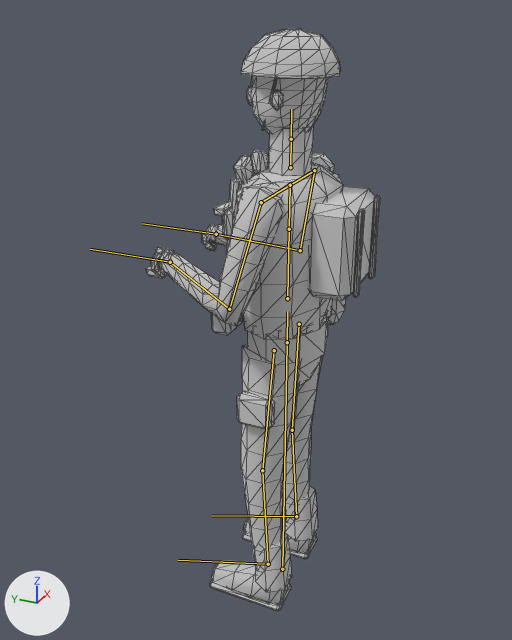
The glTF model ambush_loop/art/v2/models/operator_rifle_lod1.glb as it was, and as the next commit left it.
Rendered twice from a 50 mm camera at (-1.867, -0.733, 1.922) aimed at (0.0, 0.107, 0.988). The lights are fixed; the arrows at lower left show +X, +Y and +Z. The first picture is the older version. The bones that bend it are drawn over the model as lines. Mesh edges are drawn as thin lines.

Objects in the first picture: 'operator_rifle_body_lod1'.
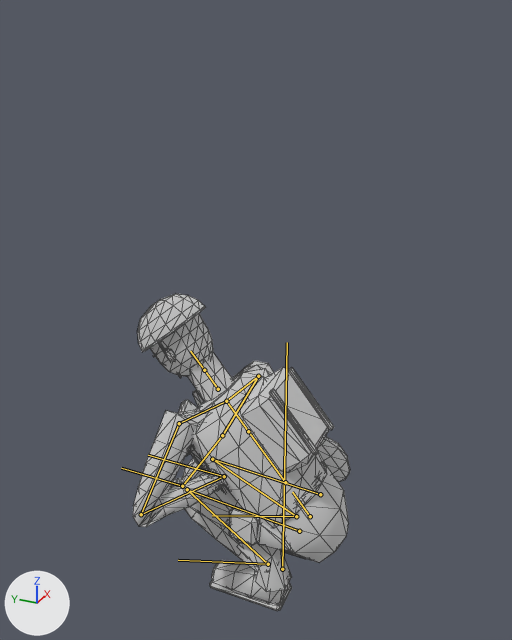
The newer file adds an action. The first version stands in its rest pose; the second is drawn at frame 17 of the action 'decoy_place'.

Boxes (x1, y1, x2, y2) around the edits, measured in the pictures (512 x 640 px):
'operator_rifle_body_lod1', posed (7% narrower, 45% shorter)
    before: (146, 29, 380, 611)
    after: (133, 294, 350, 611)
bone 'pelvis', root to tip
    before: (287, 342) to (287, 311)
    after: (310, 516) to (292, 492)
bone 'clavicle.L', root to tip
    before: (290, 185) to (261, 202)
    after: (226, 401) to (179, 423)
bone 'upper_arm.L', root to tip
    before: (261, 202) to (229, 309)
    after: (179, 423) to (141, 514)
bone 'forearm.L', root to tip
    before: (229, 309) to (170, 262)
    after: (141, 514) to (224, 476)
bone 'hand.L', root to tip
    before: (170, 262) to (90, 249)
    after: (224, 476) to (148, 455)
bone 'clavicle.R', root to tip
    before: (290, 185) to (314, 170)
    after: (226, 401) to (258, 376)
bone 'upper_arm.R', root to tip
    before: (314, 170) to (300, 250)
    after: (258, 376) to (222, 435)
bone 'forearm.R', root to tip
    before: (300, 250) to (216, 234)
    after: (222, 435) to (182, 486)
bone 'hand.R', root to tip
    before: (216, 234) to (142, 223)
    after: (182, 486) to (121, 468)
bone 'thigh.L', root to tip
    before: (274, 350) to (262, 470)
    after: (299, 531) to (187, 489)
bone 'shin.L', root to tip
    before: (262, 470) to (268, 564)
    after: (187, 489) to (268, 564)
bone 'thigh.R', root to tip
    before: (299, 324) to (292, 430)
    after: (320, 494) to (212, 459)
bone 'shin.R', root to tip
    before: (292, 430) to (296, 516)
    after: (212, 459) to (296, 516)

The change, as a diff of the scene's bpy script:
```diff
--- a/ambush_loop/art/v2/models/operator_rifle_lod1.glb.py
+++ b/ambush_loop/art/v2/models/operator_rifle_lod1.glb.py
@@ bone_pelvis @@
 bone_pelvis = bpy.data.objects['Rig'].pose.bones['pelvis']  # child of 'root'
-bone_pelvis.location = (0.0, 0.0, 0.0)
-bone_pelvis.rotation_quaternion = (1.0, 0.0, 0.0, 0.0)  # degrees (0, 0, 0)
+bone_pelvis.location = (0.0, -0.654, 0.1)
+bone_pelvis.rotation_quaternion = (0.942, -0.336, 0.0, 0.0)  # degrees (-39, 0, 0)
@@ bone_clavicle_l @@
 bone_clavicle_l = bpy.data.objects['Rig'].pose.bones['clavicle.L']  # child of 'chest'
-bone_clavicle_l.rotation_quaternion = (1.0, 0.0, 0.0, 0.0)  # degrees (0, 0, 0)
+bone_clavicle_l.rotation_quaternion = (0.925, 0.064, -0.33, -0.18)  # degrees (17, -36, -28)
@@ bone_upper_arm_l @@
 bone_upper_arm_l = bpy.data.objects['Rig'].pose.bones['upper_arm.L']  # child of 'clavicle.L'
-bone_upper_arm_l.rotation_quaternion = (1.0, 0.0, 0.0, 0.0)  # degrees (0, 0, 0)
+bone_upper_arm_l.rotation_quaternion = (0.936, -0.065, -0.167, 0.304)  # degrees (-13, -16, 38)
@@ bone_forearm_l @@
 bone_forearm_l = bpy.data.objects['Rig'].pose.bones['forearm.L']  # child of 'upper_arm.L'
-bone_forearm_l.rotation_quaternion = (1.0, 0.0, 0.0, 0.0)  # degrees (0, 0, 0)
+bone_forearm_l.rotation_quaternion = (0.566, 0.472, -0.041, -0.675)  # degrees (47, 36, -84)
@@ bone_hand_l @@
 bone_hand_l = bpy.data.objects['Rig'].pose.bones['hand.L']  # child of 'forearm.L'
-bone_hand_l.rotation_quaternion = (1.0, 0.0, 0.0, 0.0)  # degrees (0, 0, 0)
+bone_hand_l.rotation_quaternion = (0.627, -0.242, -0.06, 0.738)  # degrees (-24, 16, 96)
@@ bone_clavicle_r @@
 bone_clavicle_r = bpy.data.objects['Rig'].pose.bones['clavicle.R']  # child of 'chest'
-bone_clavicle_r.rotation_quaternion = (1.0, 0.0, 0.0, 0.0)  # degrees (0, 0, 0)
+bone_clavicle_r.rotation_quaternion = (0.94, -0.023, 0.335, -0.066)  # degrees (-6, 39, -10)
@@ bone_upper_arm_r @@
 bone_upper_arm_r = bpy.data.objects['Rig'].pose.bones['upper_arm.R']  # child of 'clavicle.R'
-bone_upper_arm_r.rotation_quaternion = (1.0, 0.0, 0.0, 0.0)  # degrees (0, 0, 0)
+bone_upper_arm_r.rotation_quaternion = (0.973, 0.089, -0.066, 0.204)  # degrees (9, -9, 23)
@@ bone_forearm_r @@
 bone_forearm_r = bpy.data.objects['Rig'].pose.bones['forearm.R']  # child of 'upper_arm.R'
-bone_forearm_r.rotation_quaternion = (1.0, 0.0, 0.0, 0.0)  # degrees (0, 0, 0)
+bone_forearm_r.rotation_quaternion = (0.718, -0.69, -0.061, -0.06)  # degrees (-88, -10, 0)
@@ bone_hand_r @@
 bone_hand_r = bpy.data.objects['Rig'].pose.bones['hand.R']  # child of 'forearm.R'
-bone_hand_r.rotation_quaternion = (1.0, 0.0, 0.0, 0.0)  # degrees (0, 0, 0)
+bone_hand_r.rotation_quaternion = (0.831, 0.504, 0.236, 0.003)  # degrees (66, 23, 15)
@@ bone_thigh_l @@
 bone_thigh_l = bpy.data.objects['Rig'].pose.bones['thigh.L']  # child of 'pelvis'
-bone_thigh_l.location = (0.0, 0.0, 0.0)
-bone_thigh_l.rotation_quaternion = (1.0, 0.0, 0.0, 0.0)  # degrees (0, 0, 0)
+bone_thigh_l.location = (0.0, 0.004, -0.013)
+bone_thigh_l.rotation_quaternion = (0.424, 0.905, -0.011, -0.044)  # degrees (130, 4, -3)
@@ bone_shin_l @@
 bone_shin_l = bpy.data.objects['Rig'].pose.bones['shin.L']  # child of 'thigh.L'
-bone_shin_l.rotation_quaternion = (1.0, 0.0, 0.0, 0.0)  # degrees (0, 0, 0)
+bone_shin_l.rotation_quaternion = (0.281, -0.959, 0.004, 0.036)  # degrees (-147, 4, 1)
@@ bone_foot_l @@
 bone_foot_l = bpy.data.objects['Rig'].pose.bones['foot.L']  # child of 'shin.L'
-bone_foot_l.rotation_quaternion = (1.0, 0.0, 0.0, 0.0)  # degrees (0, 0, 0)
+bone_foot_l.rotation_quaternion = (0.879, 0.474, -0.046, -0.018)  # degrees (57, -4, -4)
@@ bone_thigh_r @@
 bone_thigh_r = bpy.data.objects['Rig'].pose.bones['thigh.R']  # child of 'pelvis'
-bone_thigh_r.location = (0.0, 0.0, 0.0)
-bone_thigh_r.rotation_quaternion = (1.0, 0.0, 0.0, 0.0)  # degrees (0, 0, 0)
+bone_thigh_r.location = (0.0, 0.004, -0.013)
+bone_thigh_r.rotation_quaternion = (0.424, 0.905, 0.011, 0.044)  # degrees (130, -4, 3)
@@ bone_shin_r @@
 bone_shin_r = bpy.data.objects['Rig'].pose.bones['shin.R']  # child of 'thigh.R'
-bone_shin_r.rotation_quaternion = (1.0, 0.0, 0.0, 0.0)  # degrees (0, 0, 0)
+bone_shin_r.rotation_quaternion = (0.281, -0.959, -0.004, -0.036)  # degrees (-147, -4, -1)
@@ bone_foot_r @@
 bone_foot_r = bpy.data.objects['Rig'].pose.bones['foot.R']  # child of 'shin.R'
-bone_foot_r.rotation_quaternion = (1.0, 0.0, 0.0, 0.0)  # degrees (0, 0, 0)
+bone_foot_r.rotation_quaternion = (0.879, 0.474, 0.046, 0.018)  # degrees (57, 4, 4)
```
